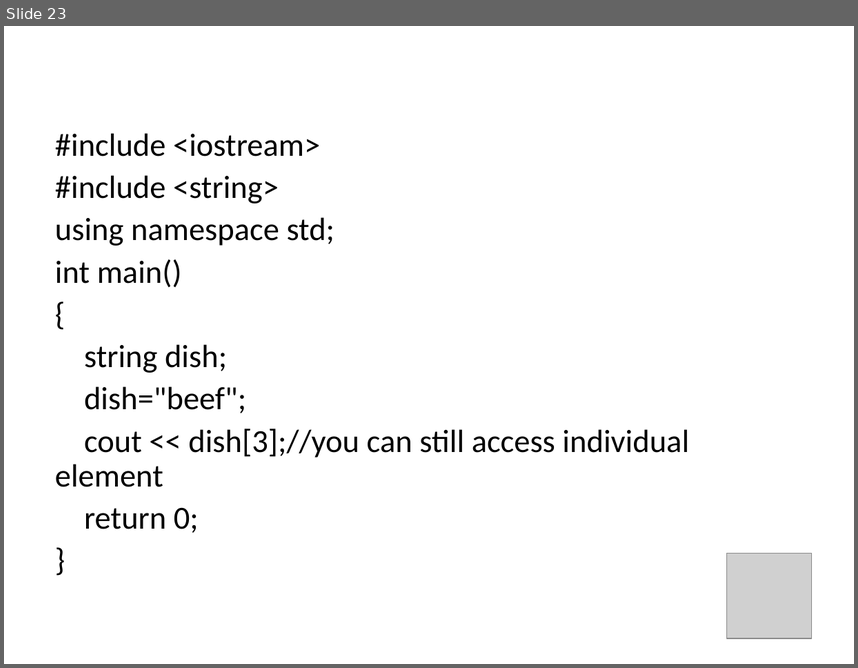
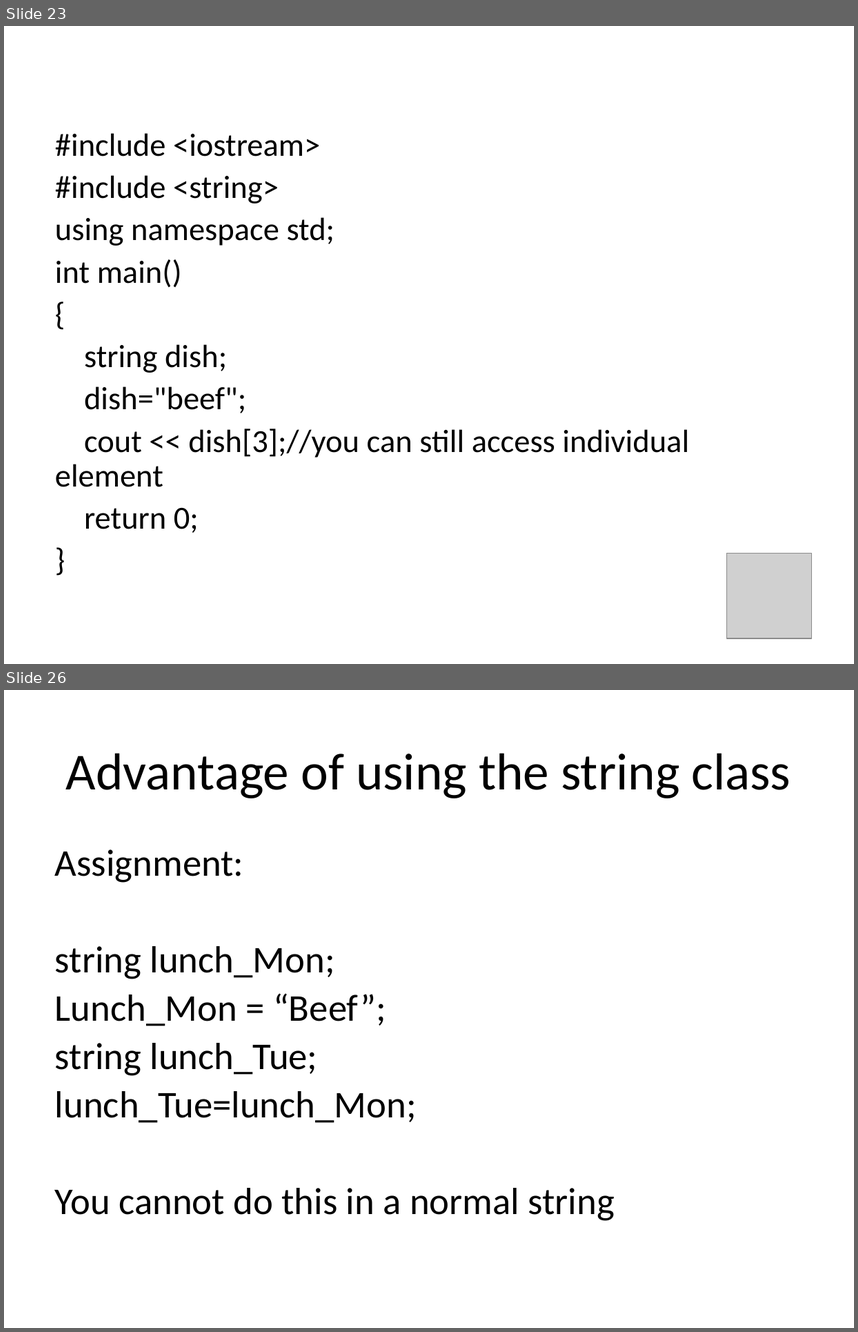
Before and after one commit to bwkeller/Computational_Physics, a slide deck: Slides/03_Arrays_Strings.odp. Shown one above the other, each under a label of ours: slide 23 before the commit, slides 23 and 26 after it; the slides between them are not shown. The pictures are 858x668 and 858x1332 pixels, drawn with LibreOffice and Linux fonts; fonts in the diff are those of the drawing; grey boxes stand for pictures. Boxes give left, top, right and bottom in pixels: in the first picture for what was removed or moved away, otherwise in the second. Text is boxed around its words. In the diff, an @@ line names an element or a change of style, - is before the commit and + after.

```diff
--- a/Slides/03_Arrays_Strings.odp
+++ b/Slides/03_Arrays_Strings.odp
@@ slide 26 added at box(4, 690, 854, 1328), background #FFFFFF @@
@@ title added at box(66, 753, 791, 798), 44 pt, text #000000 @@
+Advantage of using the string class
@@ text added at box(55, 849, 615, 1221), 32 pt, text #000000 @@
+Assignment:
+string lunch_Mon;
+Lunch_Mon = “Beef”;
+string lunch_Tue;
+lunch_Tue=lunch_Mon;
+You cannot do this in a normal string
```
Also in this commit, not shown: 7 other slides added, 1 other file.
